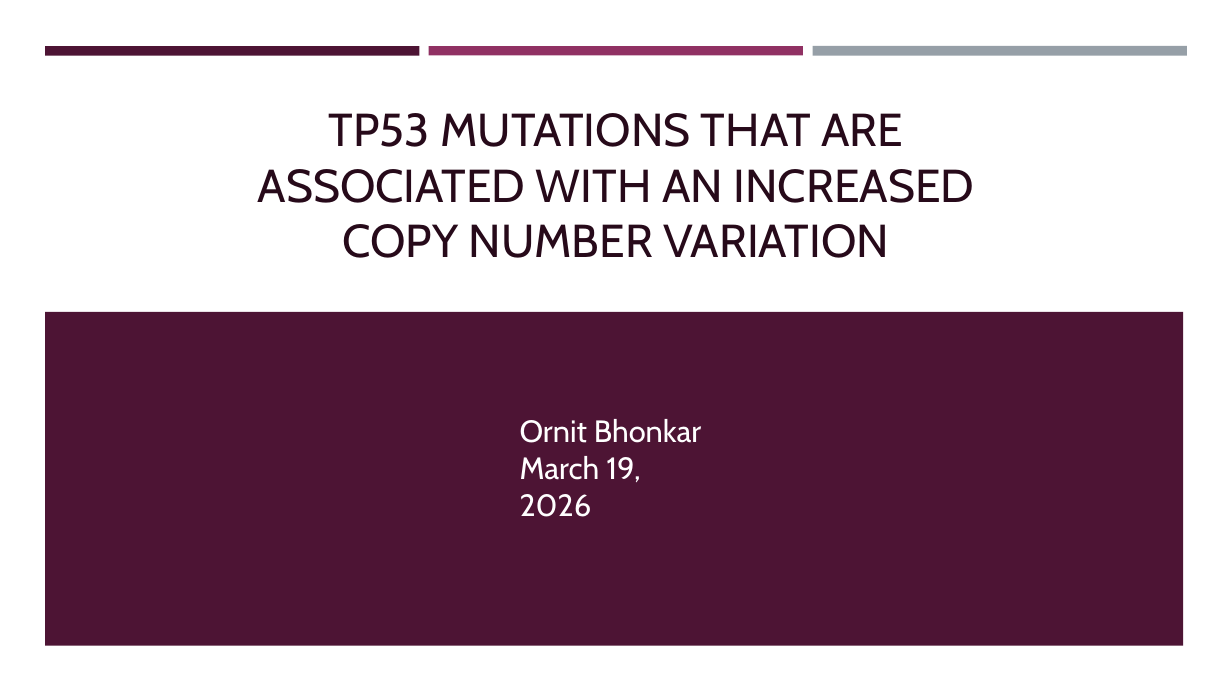
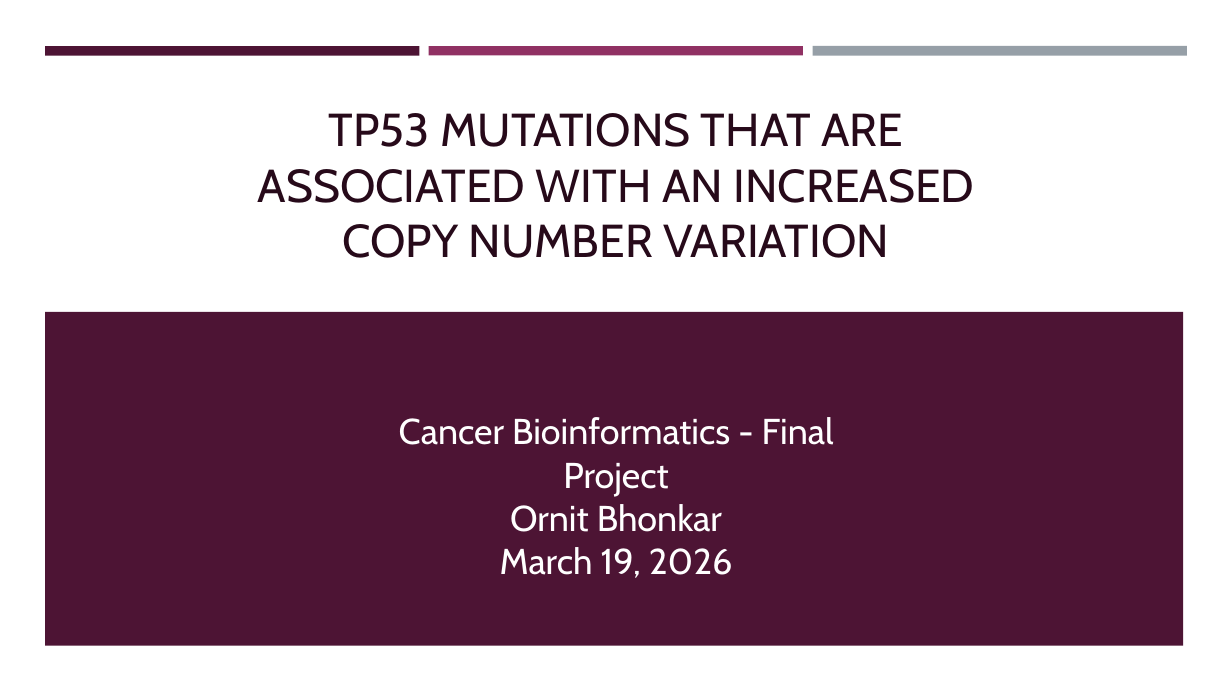
Before and after one commit to OrnitB/cancer_bioinformatics, a slide deck: slide 1 of project/project_background/Final Project Presentation - Ornit - Cancer Bioinfo March 2026.pptx. Drawn at 1232x693 pixels with LibreOffice and Linux fonts; fonts in the diff are those of the drawing. Boxes give left, top, right and bottom in pixels: in the first picture for what was removed or moved away, otherwise in the second. Text is boxed around its words. In the diff, an @@ line names an element or a change of style, - is before the commit and + after.

```diff
--- a/project/project_background/Final Project Presentation - Ornit - Cancer Bioinfo March 2026.pptx
+++ b/project/project_background/Final Project Presentation - Ornit - Cancer Bioinfo March 2026.pptx
@@ text "Cancer Bioinformatics - Final Project": place and size @@
-text "Cancer Bioinformatics - Final Project" at (520, 419, 701, 517)
+text "Cancer Bioinformatics - Final Project" at (399, 417, 834, 578)
@@ text at (399, 417, 834, 496): paragraph added @@
+Cancer Bioinformatics - Final Project
@@ text at (500, 504, 733, 578): size 24 to 28 pt in "Ornit Bhonkar", "March 19, 2026"; alignment left to centre @@
```
Also in this commit, not shown: 14 other slides changed, 5 other files.
